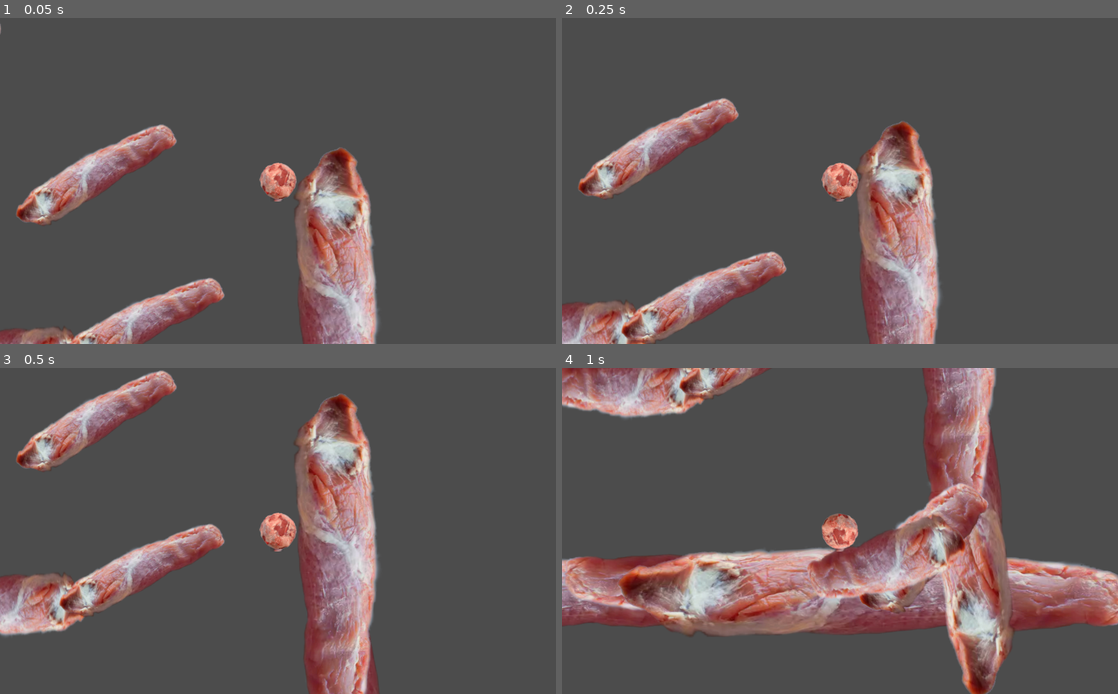
Above: before the commit, frames 1-4 (two rows, left to right).
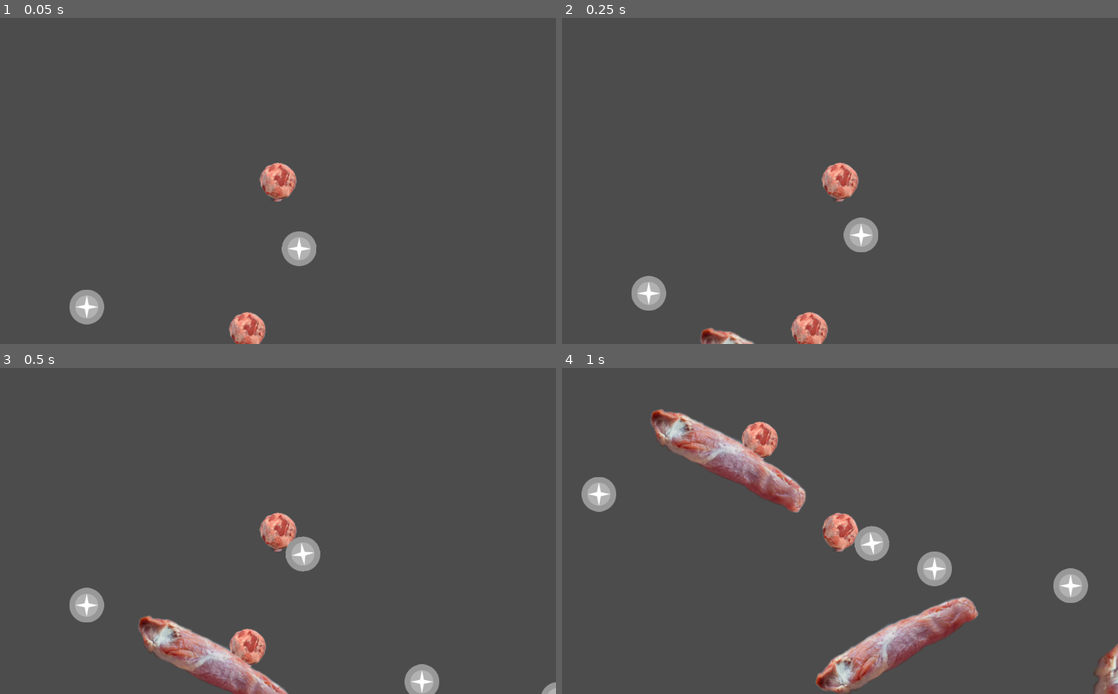
Above: after the commit, the same moments.

Repository: NanjaMonja/Ball
Game: Godot game, scene res://Main.tscn
Same seed, same stepped clock (60 frames per second), same inputs: the game is played once before the commit and once after it.
Inputs:
- Up to frame 1 (0.05 s): no input
- Up to frame 2 (0.25 s): no input
- Up to frame 3 (0.5 s): no input
- Up to frame 4 (1 s): no input

The runs differ from the first frame. In frame 1, 15% of the frame differs, in the area x 0-69%, y 1-100%; in frame 2, 18%; in frame 3, 24%; in frame 4, 44%, in the area x 0-100%, y 0-100%.

Commit message:
Fix for jump velocity not correct in all angles

Diff:
--- a/Main.tscn
+++ b/Main.tscn
@@ -1,10 +1,11 @@
-[gd_scene load_steps=7 format=2]
+[gd_scene load_steps=8 format=2]
 
 [ext_resource path="res://Main.gd" type="Script" id=1]
 [ext_resource path="res://level_gym.tscn" type="PackedScene" id=2]
 [ext_resource path="res://gameplay/player.tscn" type="PackedScene" id=3]
 [ext_resource path="res://art/flesh_ball.png" type="Texture" id=4]
 [ext_resource path="res://gameplay/level_components/platform.tscn" type="PackedScene" id=5]
+[ext_resource path="res://gameplay/ball.tscn" type="PackedScene" id=6]
 
 [sub_resource type="CircleShape2D" id=1]
 
@@ -19,7 +20,7 @@
 
 [node name="PlayerFlesh" parent="." index="1" instance=ExtResource( 3 )]
 
-position = Vector2( 976, -41 )
+position = Vector2( 444.883, -807.612 )
 
 [node name="Camera2D" type="Camera2D" parent="PlayerFlesh" index="7"]
 
@@ -135,3 +136,23 @@
 
 position = Vector2( 594.115, 12958.6 )
 rotation = -0.433906
+
+[node name="Ball" parent="." index="17" instance=ExtResource( 6 )]
+
+position = Vector2( 711.497, -434.247 )
+
+[node name="Ball2" parent="." index="18" instance=ExtResource( 6 )]
+
+position = Vector2( 93.5302, -572.872 )
+
+[node name="Ball3" parent="." index="19" instance=ExtResource( 6 )]
+
+position = Vector2( 962.024, -402.513 )
+
+[node name="Ball4" parent="." index="20" instance=ExtResource( 6 )]
+
+position = Vector2( 784.985, -25.0527 )
+
+[node name="Ball5" parent="." index="21" instance=ExtResource( 6 )]
+
+position = Vector2( 484.352, -681.433 )
--- /dev/null
+++ b/gameplay/ball.tscn
@@ -0,0 +1,37 @@
+[gd_scene load_steps=3 format=2]
+
+[ext_resource path="res://art/ball.png" type="Texture" id=1]
+
+[sub_resource type="CircleShape2D" id=1]
+
+custom_solver_bias = 0.0
+radius = 32.0
+
+[node name="Ball" type="RigidBody2D" index="0"]
+
+input_pickable = false
+collision_layer = 1
+collision_mask = 1
+mode = 0
+mass = 1.0
+friction = 0.3
+bounce = 0.7
+gravity_scale = 5.0
+custom_integrator = false
+continuous_cd = 0
+contacts_reported = 0
+contact_monitor = false
+sleeping = false
+can_sleep = true
+linear_velocity = Vector2( 0, 0 )
+linear_damp = -1.0
+angular_velocity = 0.0
+angular_damp = -1.0
+
+[node name="CollisionShape2D" type="CollisionShape2D" parent="." index="0"]
+
+shape = SubResource( 1 )
+
+[node name="Sprite" type="Sprite" parent="." index="1"]
+
+texture = ExtResource( 1 )
--- a/gameplay/player.gd
+++ b/gameplay/player.gd
@@ -3,7 +3,7 @@
 export(int) var gamepad = 0
 
 # <TWEAKABLE>
-const JUMP_HEIGHT = 500.0
+const JUMP_HEIGHT = 400.0
 const JUMP_DISTANCE = 400.0
 const HORIZONTAL_MAX_VELOCITY = 500.0
 
@@ -37,6 +37,8 @@
 var pogo_direction = Vector2(0, -1)
 
 var up = Vector2(0, -1)
+var horizon = Vector2(-up.y, up.x)
+var horizon_angle = horizon.angle()
 var gravity
 var jump_velocity
 
@@ -53,8 +55,9 @@
 func _physics_process(delta):
 	# Temporary set of up
 	up = (position - $"../Planet".position).normalized()
-	var horizon = Vector2(-up.y, up.x)
-	var horizon_angle = horizon.angle()
+	horizon = Vector2(-up.y, up.x)
+	horizon_angle = horizon.angle()
+
 	rotation = horizon_angle
 
 	var input_direction = get_input_direction()
@@ -100,8 +103,7 @@
 		if Input.is_action_just_pressed("jump"):
 			if $PogoStick.is_colliding():
 				jump_state = JUMP.ACTIVE
-				velocity.x += jump_velocity * pogo_direction.rotated(horizon_angle).normalized().x
-				velocity.y = jump_velocity * pogo_direction.rotated(horizon_angle).normalized().y
+				jump(pogo_direction)
 				$Jump.play()
 #				print("DID IT!")
 			else:
@@ -114,8 +116,7 @@
 		if $PogoStick.is_colliding():
 			if jump_delta <= JUMP_DELTA_MARGIN:
 				jump_state = JUMP.ACTIVE
-				velocity.x += jump_velocity * pogo_direction.rotated(horizon_angle).normalized().x
-				velocity.y = jump_velocity * pogo_direction.rotated(horizon_angle).normalized().y * 1.5
+				jump(pogo_direction, 1.5)
 				$Jump.play()
 #				print("PRE JUMP!!! ", str(jump_delta))
 			else:
@@ -126,21 +127,8 @@
 		jump_state = JUMP.IDLE
 
 	# APPLY GRAVITY
-#	if not is_on_floor:
-	var vertical_velocity = velocity.y
-	var vertical_acceleration = up * - gravity
-#
-#	if vertical_velocity < 0 or jump_state != JUMP.ACTIVE:
-#		vertical_acceleration = gravity * 2
-#	vertical_velocity += vertical_acceleration * delta
-
-
-#	if UP.dot(velocity) > 0 or jump_state != JUMP.ACTIVE:
-#		# Falling
-#		velocity =
-
-#	velocity.y = vertical_velocity
-	velocity += vertical_acceleration * delta
+	velocity += up * -gravity * delta
+
 	#DEBUG
 	$Control/VelocityX.text = str(velocity.x)
 	$Control/VelocityY.text = str(velocity.y)
@@ -176,8 +164,13 @@
 	$Sprite.rotation += angular_velocity * 2 * PI
 	$PogoStick.rotation = (pogo_direction * -1).angle()
 
+func jump(direction, multiplier=1):
+	velocity = velocity.rotated(-horizon_angle)
+	velocity.x += jump_velocity * direction.normalized().x * multiplier
+	velocity.y = jump_velocity * direction.normalized().y * multiplier
+	velocity = velocity.rotated(horizon_angle)
+
 # ANIMATE POGO STICK
-
 func animate_pogo_stick():
 	$PogoStick/Tween.stop_all()
 	$PogoStick/Tween.interpolate_property($PogoStick/flesh_stick, "scale", Vector2(0.15, 0.15), Vector2(0.05, 0.15), 0.4, Tween.TRANS_BOUNCE, Tween.EASE_IN)
@@ -186,7 +179,6 @@
 
 
 # ANALOG INPUT HELPER FUNCS
-
 func get_analog_input(joy, x, y):
 	# Thumbstick
 	var analog_input = Vector2()
